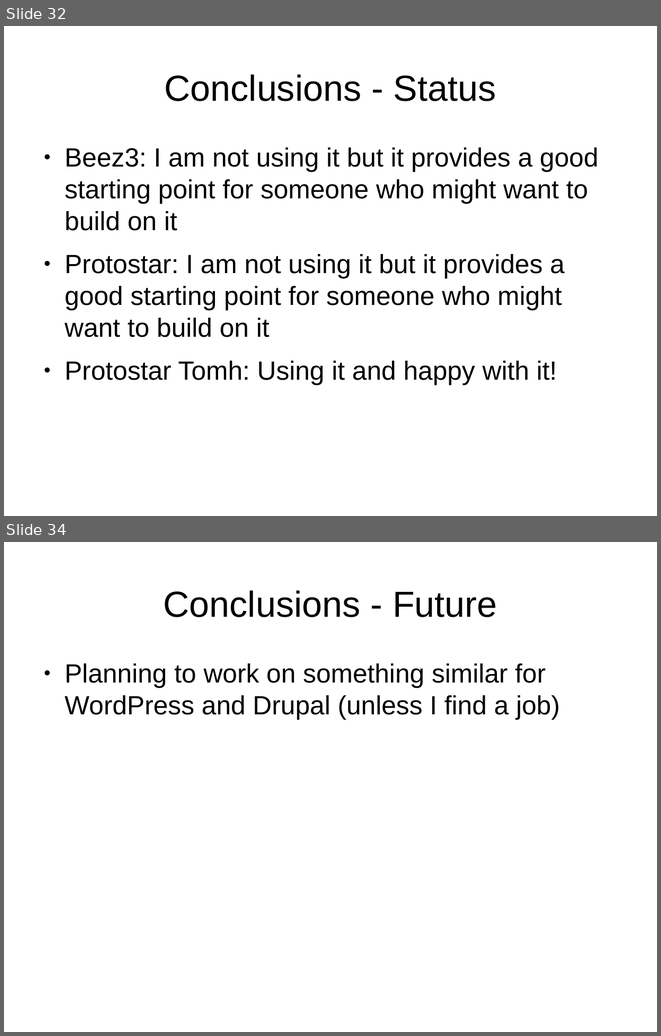
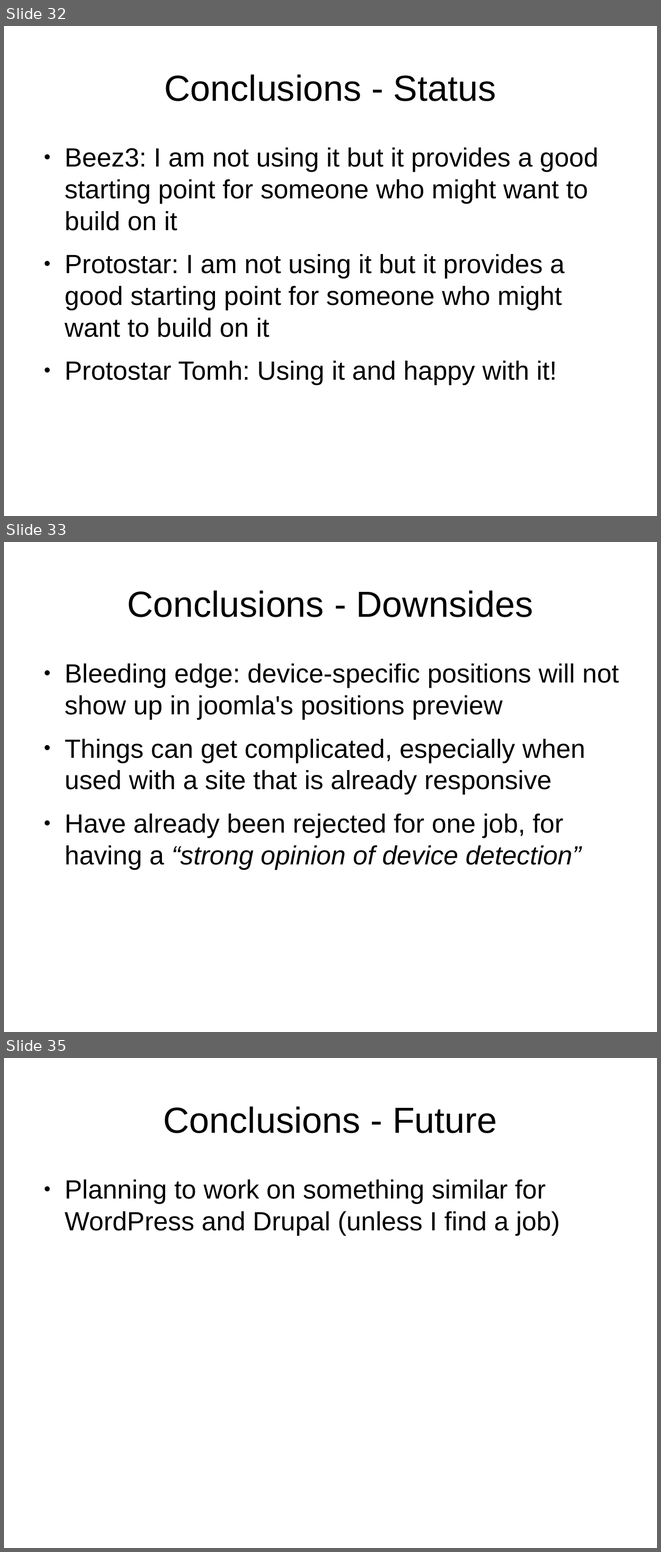
Before and after one commit to tomwhartung/jmws_accoutrements, a slide deck: presentations/2015_09-Joomla/Device_Detection-In_Protostar_and_Beez3.odp. Shown one above the other, each under a label of ours: slides 32 and 34 before the commit, slides 32, 33 and 35 after it; the slides between them are not shown. The pictures are 661x1036 and 661x1552 pixels, drawn with LibreOffice and Linux fonts; fonts in the diff are those of the drawing. Boxes give left, top, right and bottom in pixels: in the first picture for what was removed or moved away, otherwise in the second. Text is boxed around its words. In the diff, an @@ line names an element or a change of style, - is before the commit and + after.

```diff
--- a/presentations/2015_09-Joomla/Device_Detection-In_Protostar_and_Beez3.odp
+++ b/presentations/2015_09-Joomla/Device_Detection-In_Protostar_and_Beez3.odp
@@ slide 33 added at <box>4,542,657,1032</box>, background #FFFFFF @@
@@ title added at <box>127,590,533,617</box>, 44 pt, text #000000 @@
+Conclusions - Downsides
@@ text added at <box>64,663,619,869</box>, 32 pt, text #000000 @@
+● Bleeding edge: device-specific positions will not show up in joomla's positions preview
+● Things can get complicated, especially when used with a site that is already responsive
+● Have already been rejected for one job, for having a “strong opinion of device detection”
@@ what was slide 34 is now slide 35 @@
```
Also in this commit, not shown: 2 slides changed, 1 other slide added, 2 slides removed, 1 other file.
